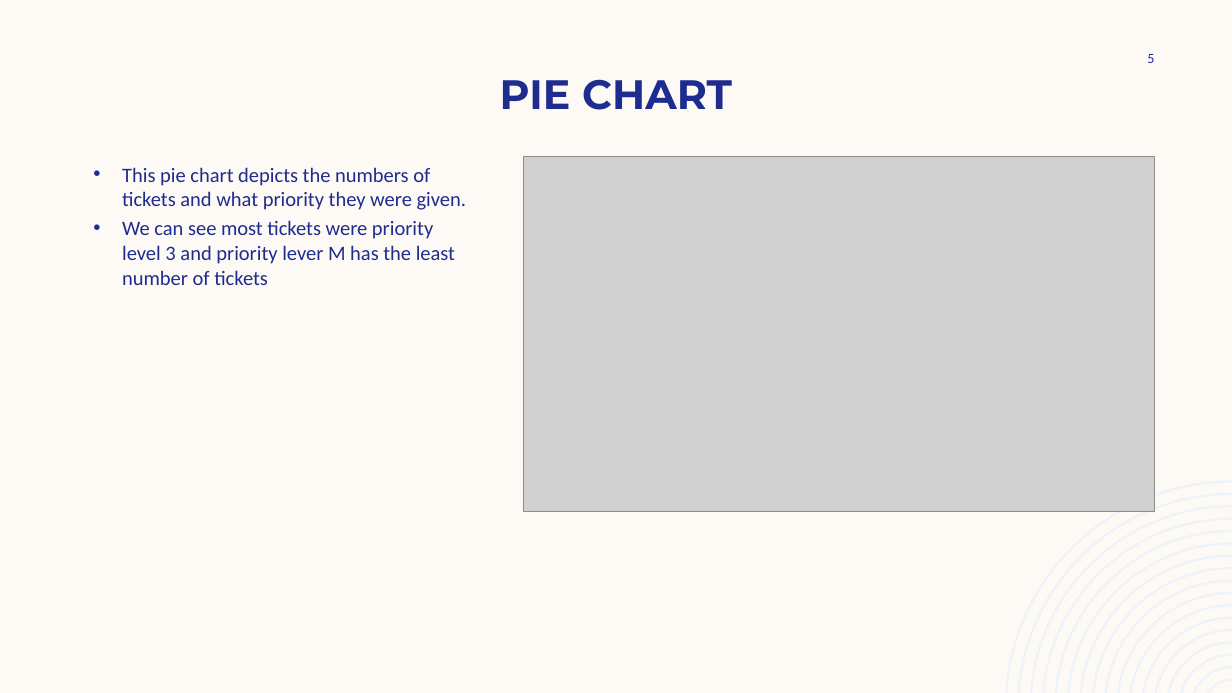
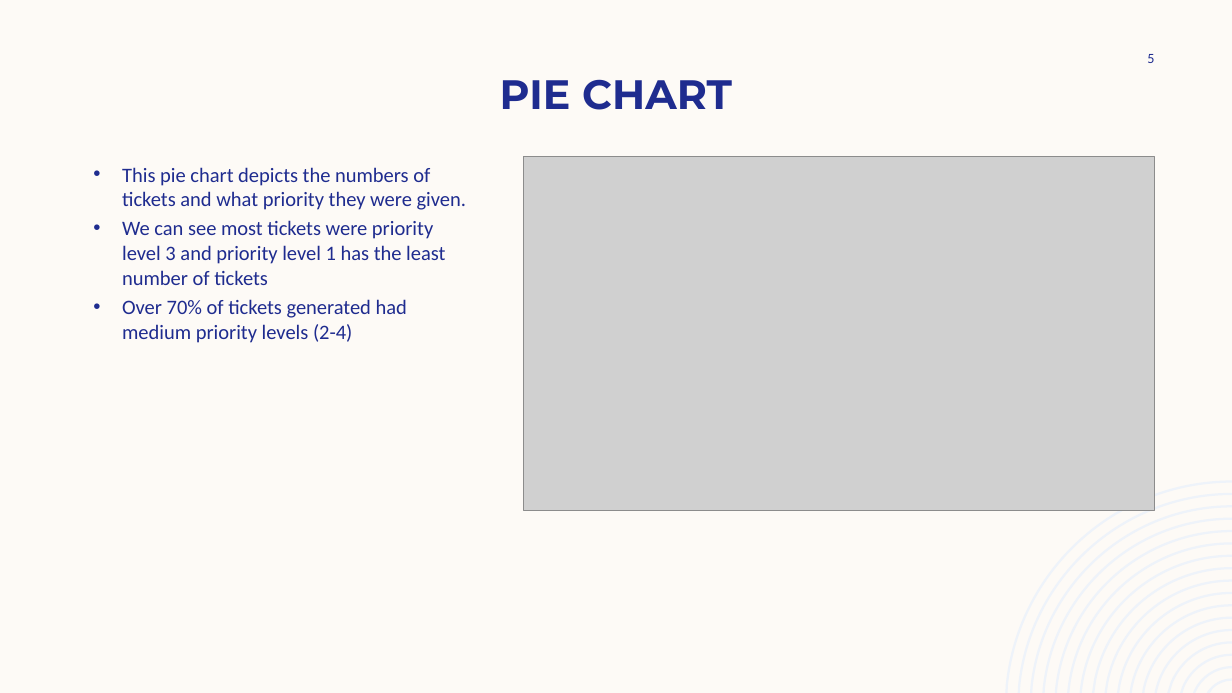
Before and after one commit to ENSF-607-GroupWork/Incident-Management-Dashboard, a slide deck: slide 5 of ENSF 607 Lab 3.pptx. Drawn at 1232x693 pixels with LibreOffice and Linux fonts; fonts in the diff are those of the drawing; grey boxes stand for pictures. Boxes give left, top, right and bottom in pixels: in the first picture for what was removed or moved away, otherwise in the second. Text is boxed around its words. In the diff, an @@ line names an element or a change of style, - is before the commit and + after.

```diff
--- a/ENSF 607 Lab 3.pptx
+++ b/ENSF 607 Lab 3.pptx
@@ text at (122,220,445,343): text changed @@
-• We can see most tickets were priority level 3 and priority lever M has the least number of tickets
+• We can see most tickets were priority level 3 and priority level 1 has the least number of tickets
+• Over 70% of tickets generated had medium priority levels (2-4)
```
Also in this commit, not shown: 4 other slides changed.
